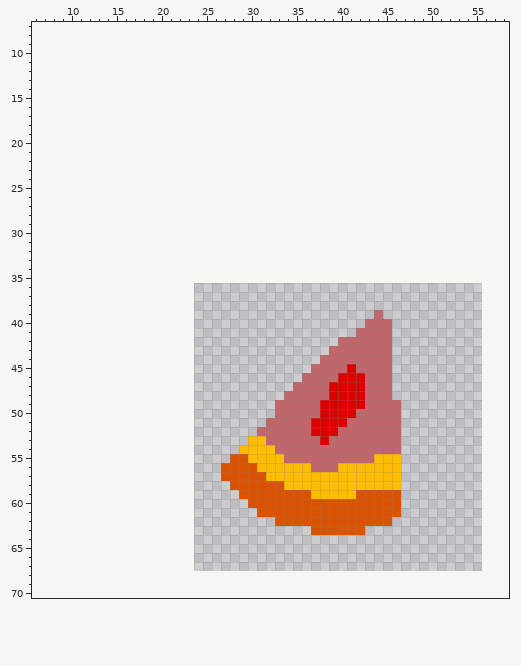
File history of a sprite sheet, jamonymorron.png. The picture above was drawn from the file before the commit.
The file is 32x32 pixels. Shown: x 6..58, y 7..70. The old version is drawn lined up with the new one, on the new canvas.
The result:
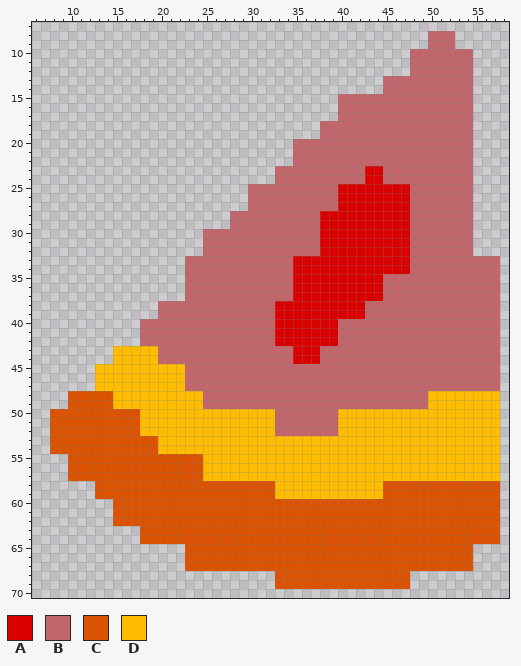
Palette (. is transparent): A #db0000  B #c1666a  C #db5200  D #ffbc00
Edits made:
canvas 32x32 -> 80x80, the old top-left corner now at 24,36
The edit adds colour A in rows 23 to 24 at x 43 to 44; in rows 25 to 27 at x 40 to 47; in rows 28 to 32 at x 38 to 47; in rows 33 to 34 at x 35 to 47; in rows 35 to 37 at x 35 to 44; in rows 38 to 39 at x 33 to 42.
The edit adds colour A in rows 40 to 42 at x 33 to 39; in rows 43 to 44 at x 35 to 37.
The edit adds colour B in rows 8 to 9 at x 50 to 52; in rows 10 to 12 at x 48 to 54; in rows 13 to 14 at x 45 to 54; in rows 15 to 17 at x 40 to 54; in rows 18 to 19 at x 38 to 54; in rows 20 to 22 at x 35 to 54.
The edit adds colour B in rows 23 to 24 at x 33 to 42 and 45 to 54; in rows 25 to 27 at x 30 to 39 and 48 to 54; in rows 28 to 29 at x 28 to 37 and 48 to 54; in rows 30 to 32 at x 25 to 37 and 48 to 54; in rows 33 to 34 at x 23 to 34 and 48 to 57; in rows 35 to 37 at x 23 to 34 and 45 to 57.
The edit adds colour B in row 38 at x 20 to 32 and 43 to 57; in row 39 at x 20 to 32, 43 and 45 to 57; in row 40 at x 18 to 32, 40 to 42 and 46 to 57; in row 41 at x 18 to 32, 40 to 41 and 46 to 57; in row 42 at x 18 to 32 and 46 to 57; in row 43 at x 20 to 34, 38 and 46 to 57.
The edit adds colour B in row 44 at x 20 to 34 and 46 to 57; in row 45 at x 23 to 36 and 46 to 57; in row 46 at x 23 to 35 and 46 to 57; in row 47 at x 23 to 34 and 46 to 57; in row 48 at x 25 to 33 and 46 to 49; in row 49 at x 25 to 32 and 47 to 49.
Colour A gives way to colour B in row 45 at x 41; in row 46 at x 40 to 42; in rows 47 to 48 at x 39 to 42; in row 49 at x 38 to 42; in row 50 at x 38 to 39; in rows 51 to 52 at x 37 to 39.
The edit adds colour C in rows 48 to 49 at x 10 to 14; in rows 50 to 52 at x 8 to 17; in rows 53 to 54 at x 8 to 19; in rows 55 to 57 at x 10 to 24; in row 58 at x 13 to 27 and 47 to 57; in row 59 at x 13 to 28 and 47 to 57.
The edit adds colour C in row 60 at x 15 to 29 and 47 to 57; in row 61 at x 15 to 30 and 47 to 57; in row 62 at x 15 to 32 and 46 to 57; in row 63 at x 18 to 36 and 43 to 57; in row 64 at x 18 to 57; in rows 65 to 67 at x 23 to 54.
The edit adds colour C in rows 68 to 69 at x 33 to 47.
Colour D gives way to colour C in row 58 at x 45 to 46.
The edit adds colour D in rows 43 to 44 at x 15 to 19; in rows 45 to 47 at x 13 to 22; in rows 48 to 49 at x 15 to 24 and 50 to 57; in row 50 at x 18 to 32 and 47 to 57; in row 51 at x 18 to 31 and 47 to 57; in row 52 at x 18 to 30 and 47 to 57.
The edit adds colour D in row 53 at x 20 to 29 and 47 to 57; in row 54 at x 20 to 28 and 47 to 57; in row 55 at x 25 to 27 and 47 to 57; in rows 56 to 57 at x 25 to 26 and 47 to 57.
Colour A gives way to colour D in row 50 at x 40 to 41; in row 51 at x 40; in row 53 at x 38.
Colour B gives way to colour D in row 50 at x 42 to 46; in row 51 at x 32 and 41 to 46; in row 52 at x 31 to 32 and 40 to 46; in row 53 at x 32 to 37 and 39 to 46; in row 54 at x 33 to 46; in row 55 at x 34 to 43.
Colour B gives way to colour D in row 56 at x 37 to 39.
Colour C gives way to colour D in row 55 at x 28 to 29; in row 56 at x 27 to 30; in row 57 at x 27 to 31; in row 58 at x 33; in row 59 at x 33 to 36 and 42 to 44.
